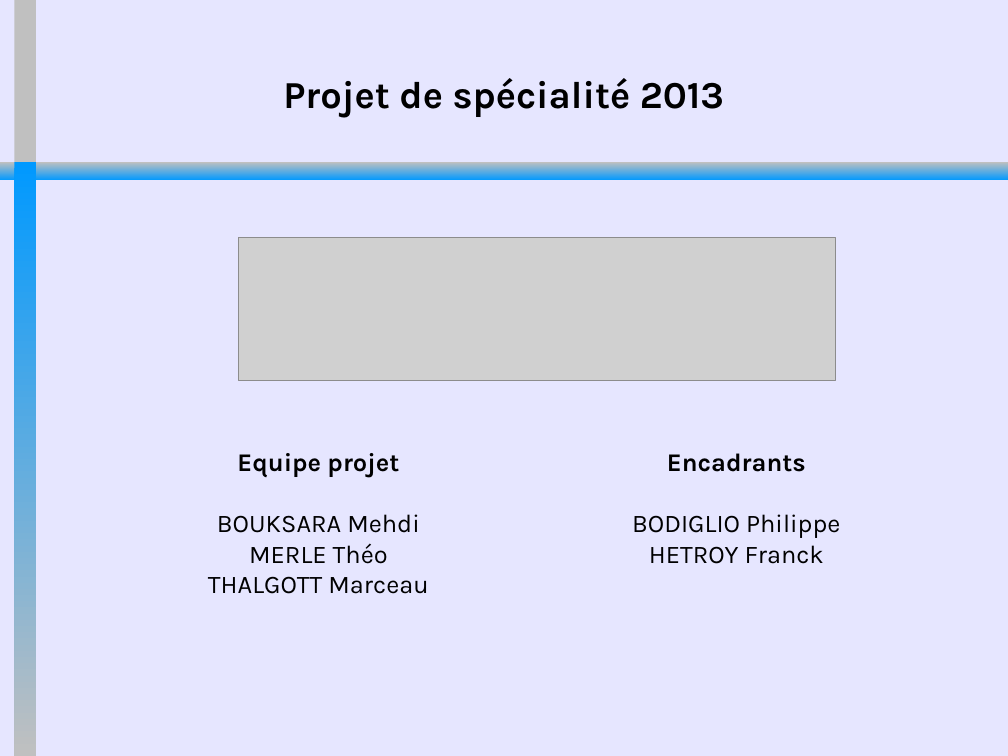
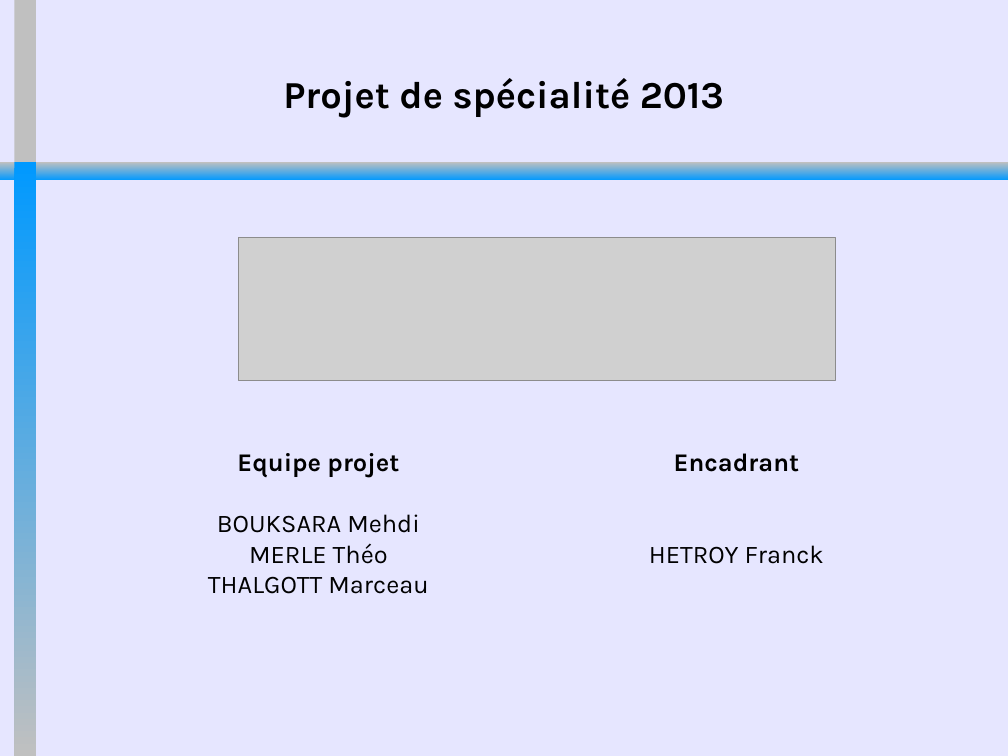
Before and after one commit to MehdiBksr/GeneTeX, a slide deck: slide 1 of documentation/SoutenanceGeneTeX.odp. Drawn at 1008x756 pixels with LibreOffice and Linux fonts; fonts in the diff are those of the drawing; grey boxes stand for pictures. Boxes give left, top, right and bottom in pixels: in the first picture for what was removed or moved away, otherwise in the second. Text is boxed around its words. In the diff, an @@ line names an element or a change of style, - is before the commit and + after.

```diff
--- a/documentation/SoutenanceGeneTeX.odp
+++ b/documentation/SoutenanceGeneTeX.odp
@@ text at (x1=674, y1=453, x2=799, y2=472): text changed; bold on @@
-Encadrants
-BODIGLIO Philippe
+Encadrant
```
Also in this commit, not shown: 1 other slide changed, 2 slides added, 2 slides removed, 52 other files.
